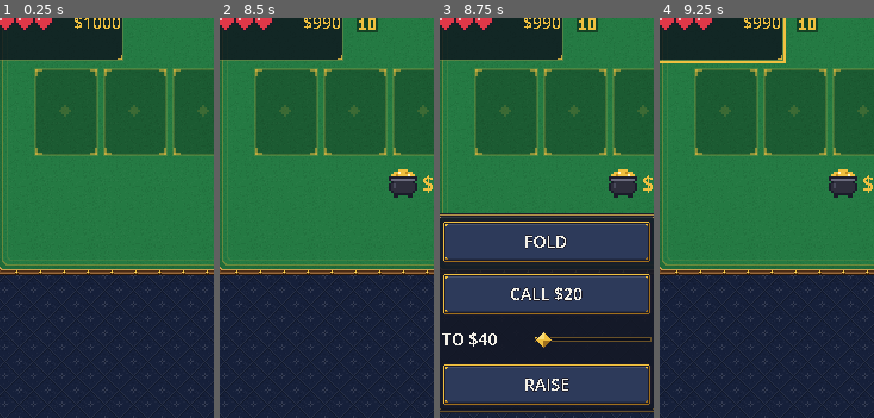
Above: before the commit, frames 1-4 (left to right).
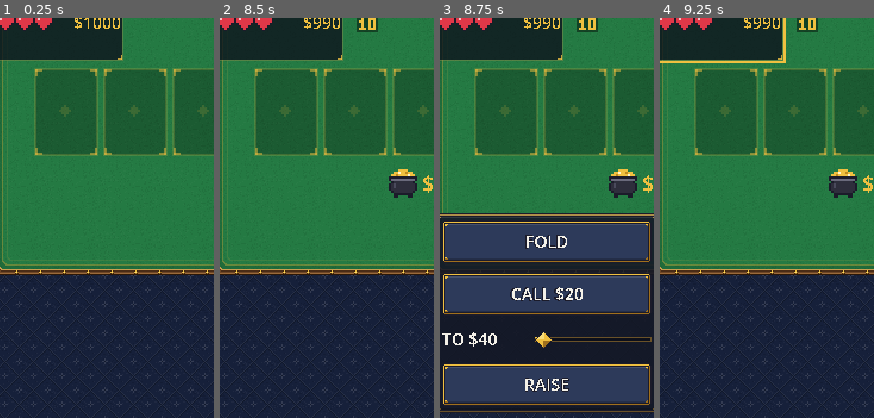
Above: after the commit, the same moments.

Repository: ryanlacroix/poker2
Game: Godot game, scene res://scenes/table.tscn
Same seed, same stepped clock (60 frames per second), same inputs: the game is played once before the commit and once after it. This scene is started directly instead of the project's main scene.
Inputs (mouse positions are % of the whole screen's width and height, from its top left):
- Up to frame 1 (0.25 s): no input
- Up to frame 2 (8.5 s): tap Enter at 0.5, 2, 6.5 s; drag from (77, 91) to (60, 28) at 0.52 s; tap Space at 1.25, 5.75 s; drag from (16, 47) to (45, 70) at 1.27 s; move the mouse to (16, 30) at 2.02 s; tap R at 2.1, 6.6 s; click (16, 30) at 2.17 s; drag from (16, 12) to (20, 35) at 2.77 s; drag from (84, 12) to (55, 50) at 3.52 s; drag from (84, 30) to (35, 25) at 4.27 s; move the mouse to (84, 47) at 5.02 s; tap F at 5.1 s; click (84, 47) at 5.17 s; drag from (35, 25) to (30, 55) at 5.77 s; move the mouse to (72, 45) at 6.52 s; click (72, 45) at 6.67 s; drag from (30, 55) to (45, 70) at 7.27 s; move the mouse to (60, 28) at 8.02 s; tap C at 8.1 s; click (60, 28) at 8.17 s
- Up to frame 3 (8.75 s): no input
- Up to frame 4 (9.25 s): click "FOLD" at 8.75 s
The pictures show only the part of the screen within x 2-52%, y 50-100%; the shares and areas given below are measured in that part.

Frames 1-2 are identical in both runs. In frame 3, 0.5% of the frame differs, in the area x 33-67%, y 54-71%; in frame 4, nothing differs.

Commit message:
added button text scrolling

Diff:
--- a/scripts/ui/debug_menu.gd
+++ b/scripts/ui/debug_menu.gd
@@ -88,7 +88,7 @@
 
 
 static func _add_button(container: Container, text: String, on_pressed: Callable) -> void:
-	var button := Button.new()
+	var button := MarqueeButton.new()
 	button.text = text
 	button.custom_minimum_size = BUTTON_SIZE
 	button.pressed.connect(on_pressed)
--- a/scripts/ui/main_menu.gd
+++ b/scripts/ui/main_menu.gd
@@ -112,7 +112,7 @@
 
 
 static func _button(text: String) -> Button:
-	var button := Button.new()
+	var button := MarqueeButton.new()
 	button.text = text
 	button.custom_minimum_size = Vector2(160, 36)
 	return button
--- /dev/null
+++ b/scripts/ui/marquee_button.gd
@@ -0,0 +1,87 @@
+class_name MarqueeButton
+extends Button
+## A button that keeps the size it's given however long its text: text that fits sits still and
+## centred, as on any button, but text too long to fit scrolls sideways within it, smoothly. It
+## holds at the start for [constant HOLD_SECONDS], scrolls to the end, holds there, then starts
+## again from the beginning. Set [member text] as usual; set [member text_color] (not a theme
+## override) to recolour it.
+
+## How fast too-long text scrolls, in pixels a second.
+const SCROLL_SPEED := 30.0
+## How long too-long text holds still at each end.
+const HOLD_SECONDS := 1.0
+## Room kept clear between the text and the inside of the button's frame, at each side.
+const PADDING := 3.0
+const FONT_COLORS: Array[StringName] = [
+	&"font_color", &"font_hover_color", &"font_pressed_color", &"font_hover_pressed_color",
+	&"font_focus_color", &"font_disabled_color",
+]
+
+## Replaces the theme's font colour in every state while its alpha is above 0.
+var text_color := Color.TRANSPARENT
+
+# The button draws its own text invisibly (for its height and focus); this label shows it instead,
+# clipped to the space inside the button's frame.
+var _clip := Control.new()
+var _label := Label.new()
+# The theme's font colour for each state, from before they were hidden.
+var _theme_colors := {}
+var _scroll_time := 0.0
+
+
+func _ready() -> void:
+	clip_text = true # the text no longer widens the button
+	for state in FONT_COLORS:
+		_theme_colors[state] = get_theme_color(state)
+		add_theme_color_override(state, Color.TRANSPARENT)
+	_clip.clip_contents = true
+	_clip.mouse_filter = MOUSE_FILTER_IGNORE
+	add_child(_clip, false, INTERNAL_MODE_FRONT)
+	_label.mouse_filter = MOUSE_FILTER_IGNORE
+	_label.vertical_alignment = VERTICAL_ALIGNMENT_CENTER
+	_label.add_theme_font_override("font", get_theme_font("font"))
+	_label.add_theme_font_size_override("font_size", get_theme_font_size("font_size"))
+	_clip.add_child(_label)
+
+
+func _process(delta: float) -> void:
+	if _label.text != text:
+		_label.text = text
+		_scroll_time = 0.0
+	var box := get_theme_stylebox("normal")
+	var inset := Vector2(box.get_margin(SIDE_LEFT) + PADDING, box.get_margin(SIDE_TOP))
+	_clip.position = inset
+	_clip.size = size - inset - Vector2(box.get_margin(SIDE_RIGHT) + PADDING, box.get_margin(SIDE_BOTTOM))
+	var text_width := _label.get_minimum_size().x
+	var overflow := text_width - _clip.size.x
+	_label.size = Vector2(text_width, _clip.size.y)
+	if overflow <= 0:
+		_scroll_time = 0.0
+		_label.position = Vector2(roundf(-overflow / 2), 0)
+	else:
+		_scroll_time += delta
+		_label.position = Vector2(-roundf(_scroll_offset(overflow)), 0)
+	_label.add_theme_color_override("font_color", _font_color())
+
+
+## How far along too-long text has scrolled, [param overflow] being how much doesn't fit: held at
+## the start, scrolling to the end, held there, then round again.
+func _scroll_offset(overflow: float) -> float:
+	var scroll_seconds := overflow / SCROLL_SPEED
+	var t := fmod(_scroll_time, HOLD_SECONDS * 2 + scroll_seconds)
+	return clampf((t - HOLD_SECONDS) * SCROLL_SPEED, 0.0, overflow)
+
+
+## The text's colour for the button's state right now.
+func _font_color() -> Color:
+	if text_color.a > 0:
+		return text_color
+	if disabled:
+		return _theme_colors[&"font_disabled_color"]
+	if is_pressed() or get_draw_mode() == DRAW_PRESSED:
+		return _theme_colors[&"font_hover_pressed_color" if is_hovered() else &"font_pressed_color"]
+	if is_hovered():
+		return _theme_colors[&"font_hover_color"]
+	if has_focus():
+		return _theme_colors[&"font_focus_color"]
+	return _theme_colors[&"font_color"]
--- a/scripts/ui/table_scene.gd
+++ b/scripts/ui/table_scene.gd
@@ -88,7 +88,7 @@
 var _chip_change_labels := {} # SeatView -> the "+100" Label currently over its portrait
 var _pot_tween: Tween
 var _action_bar: Panel
-var _fold_button: Button
+var _fold_button: MarqueeButton
 ## Whether the human can act: false as soon as the action bar starts fading out.
 var _actions_open := false
 var _action_bar_tween: Tween
@@ -538,7 +538,7 @@
 		_submit(Decision.new(Poker.Action.RAISE, int(_raise_slider.value))))
 
 
-func _action_button(text: String, y: float, on_pressed: Callable) -> Button:
+func _action_button(text: String, y: float, on_pressed: Callable) -> MarqueeButton:
 	var pad := PortraitLayout.ACTION_PADDING
 	var button := _new_button(text)
 	UiTheme.add_at(_action_bar, button,
@@ -547,8 +547,8 @@
 	return button
 
 
-static func _new_button(text: String, shown := true) -> Button:
-	var button := Button.new()
+static func _new_button(text: String, shown := true) -> MarqueeButton:
+	var button := MarqueeButton.new()
 	button.text = text
 	button.visible = shown
 	return button
@@ -587,11 +587,7 @@
 	_to_call = to_call
 	# With a bomb strapped on, folding sets it off.
 	_fold_button.text = "FOLD = BOOM!" if p.is_trapped() else "FOLD"
-	for state in ["font_color", "font_hover_color", "font_pressed_color", "font_focus_color"]:
-		if p.is_trapped():
-			_fold_button.add_theme_color_override(state, PixelArt.HEART_RED)
-		else:
-			_fold_button.remove_theme_color_override(state)
+	_fold_button.text_color = PixelArt.HEART_RED if p.is_trapped() else Color.TRANSPARENT
 	_call_button.text = "CHECK" if to_call == 0 else "ALL IN" if to_call >= p.chips else "CALL $%d" % to_call
 
 	var can_raise := p.chips > to_call
Not shown, added: scripts/ui/marquee_button.gd.uid
